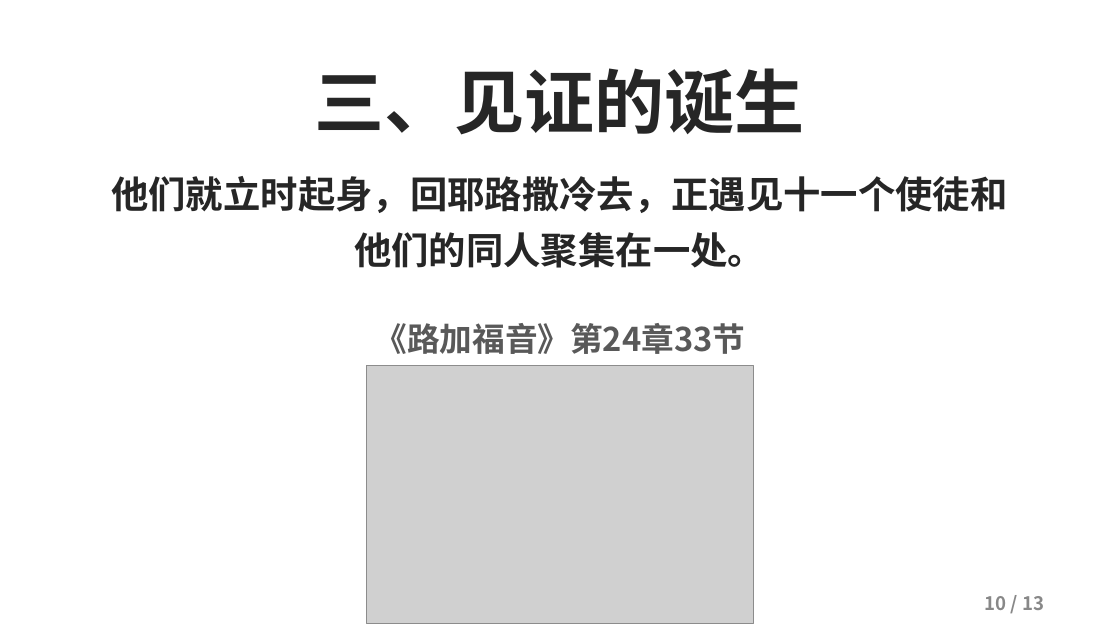
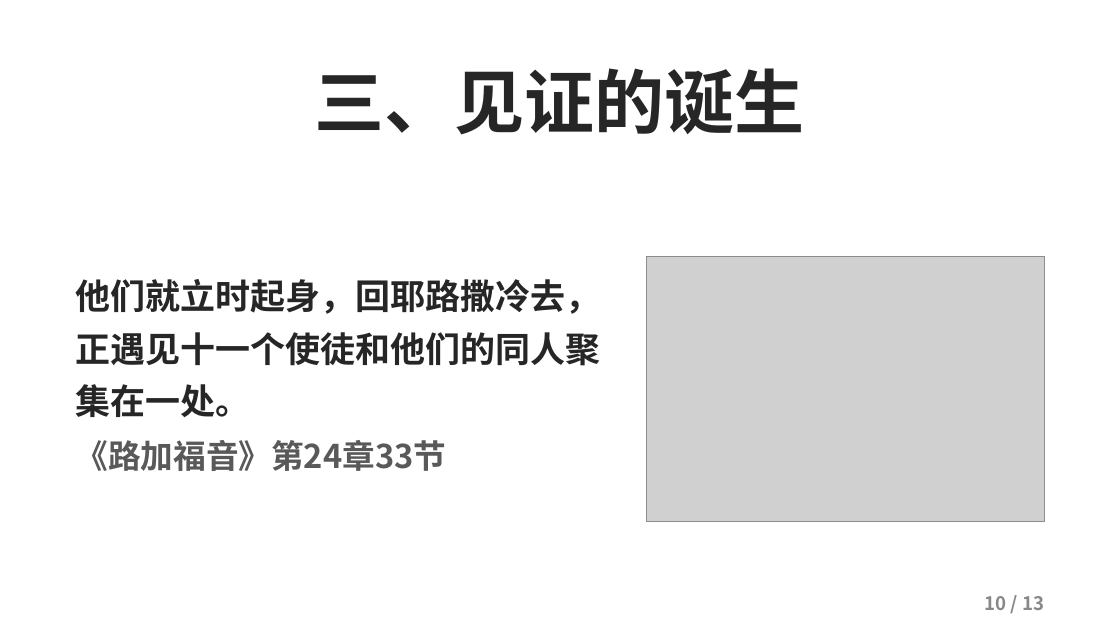
Before and after one commit to kaylechou/propresenter-lyric-tool, a slide deck: slide 10 of docs/从灰心到见证.pptx. Drawn at 1120x630 pixels with LibreOffice and Linux fonts; fonts in the diff are those of the drawing; grey boxes stand for pictures; background and template pictures are left out. Boxes give left, top, right and bottom in pixels: in the first picture for what was removed or moved away, otherwise in the second. Text is boxed around its words. In the diff, an @@ line names an element or a change of style, - is before the commit and + after.

```diff
--- a/docs/从灰心到见证.pptx
+++ b/docs/从灰心到见证.pptx
@@ text "他们就立时起身，回耶路撒冷去，正遇见十一个使徒和他们的同人聚集在一处。": place and size @@
-text "他们就立时起身，回耶路撒冷去，正遇见十一个使徒和他们的同人聚集在一处。" at [111,176,1007,268]
+text "他们就立时起身，回耶路撒冷去，正遇见十一个使徒和他们的同人聚集在一处。" at [76,279,601,471]
@@ text "他们就立时起身，回耶路撒冷去，正遇见十一个使徒和他们的同人聚集在一处。" at [76,279,601,471]: vertical alignment top to middle @@
@@ picture: place and size @@
-picture at [367,365,754,623]
+picture at [647,256,1044,521]
@@ text at [76,279,601,417]: size 32 to 30 pt in "他们就立时起身，回耶路撒冷去，正遇见十一个使徒和他们的同人聚集在一处。"; alignment centre to left @@
@@ text removed at [375,323,746,354] @@
-《路加福音》第24章33节
@@ text at [76,440,447,471]: paragraph added @@
+《路加福音》第24章33节
```
Also in this commit, not shown: 3 other slides changed.
